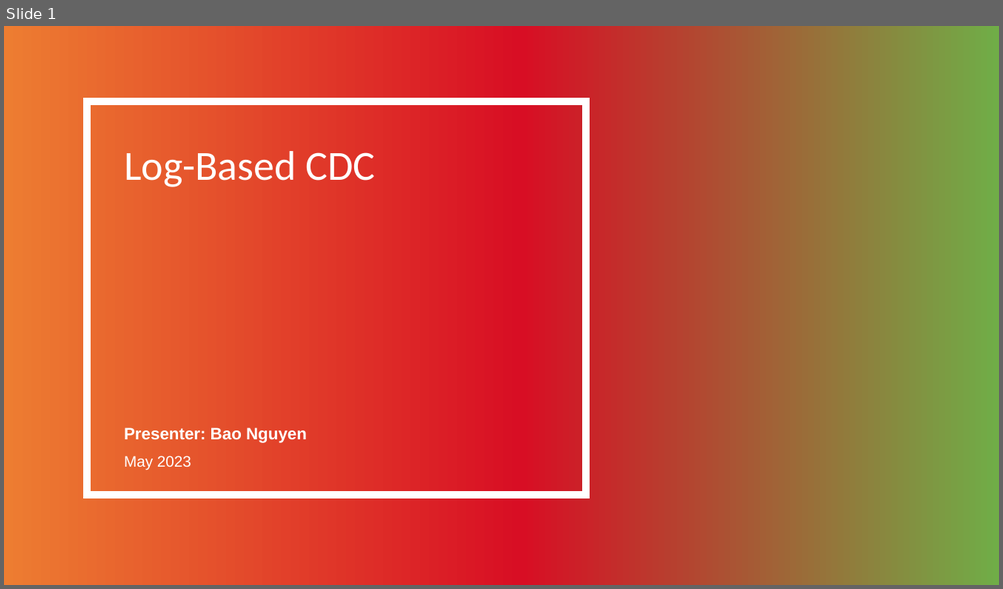
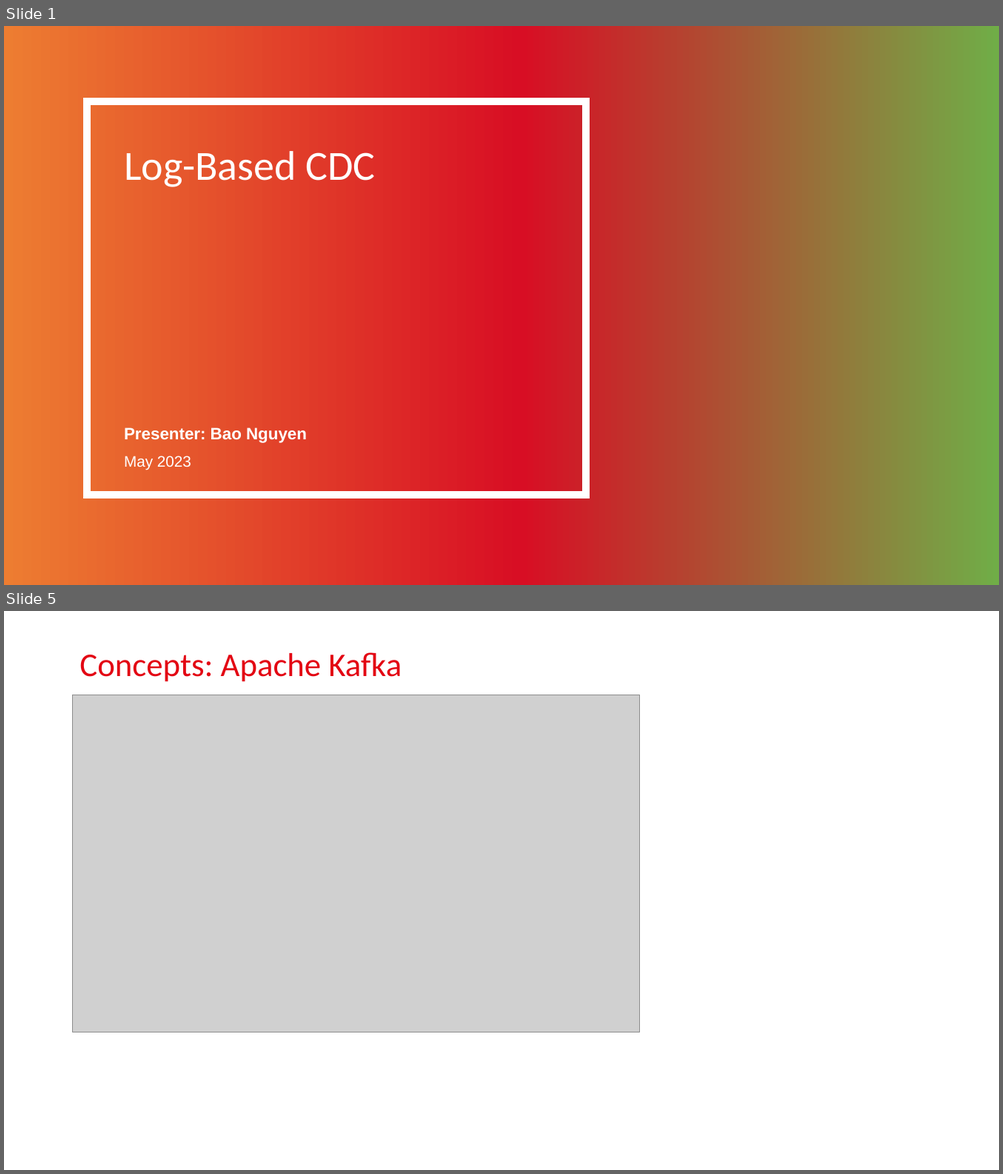
Before and after one commit to bao2902/logbasedcdc, a slide deck: LogBasedCDC.pptx. Shown one above the other, each under a label of ours: slide 1 before the commit, slides 1 and 5 after it; the slides between them are not shown. The pictures are 1003x589 and 1003x1174 pixels, drawn with LibreOffice and Linux fonts; fonts in the diff are those of the drawing; grey boxes stand for pictures; background and template pictures are left out. Boxes give left, top, right and bottom in pixels: in the first picture for what was removed or moved away, otherwise in the second. Text is boxed around its words. In the diff, an @@ line names an element or a change of style, - is before the commit and + after.

```diff
--- a/LogBasedCDC.pptx
+++ b/LogBasedCDC.pptx
@@ slide 5 added at (4,611,999,1170), background picture (left out) @@
@@ title added at (79,652,401,682), 32 pt, text #E30613 @@
+Concepts: Apache Kafka
@@ picture added at (73,695,640,1033) @@
```
Also in this commit, not shown: 8 slides changed, 6 other slides added, 10 slides removed, 2 other files.
